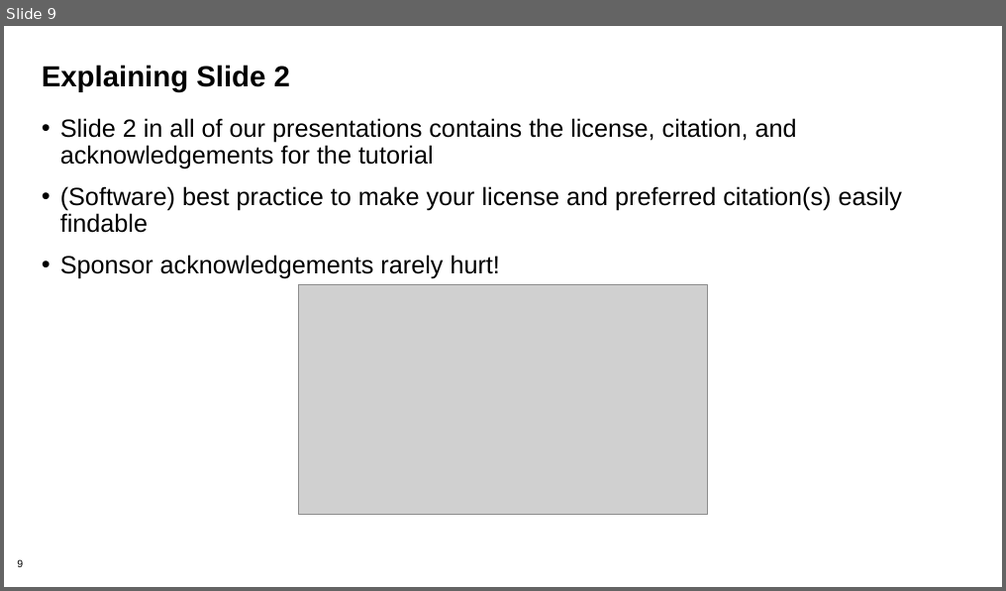
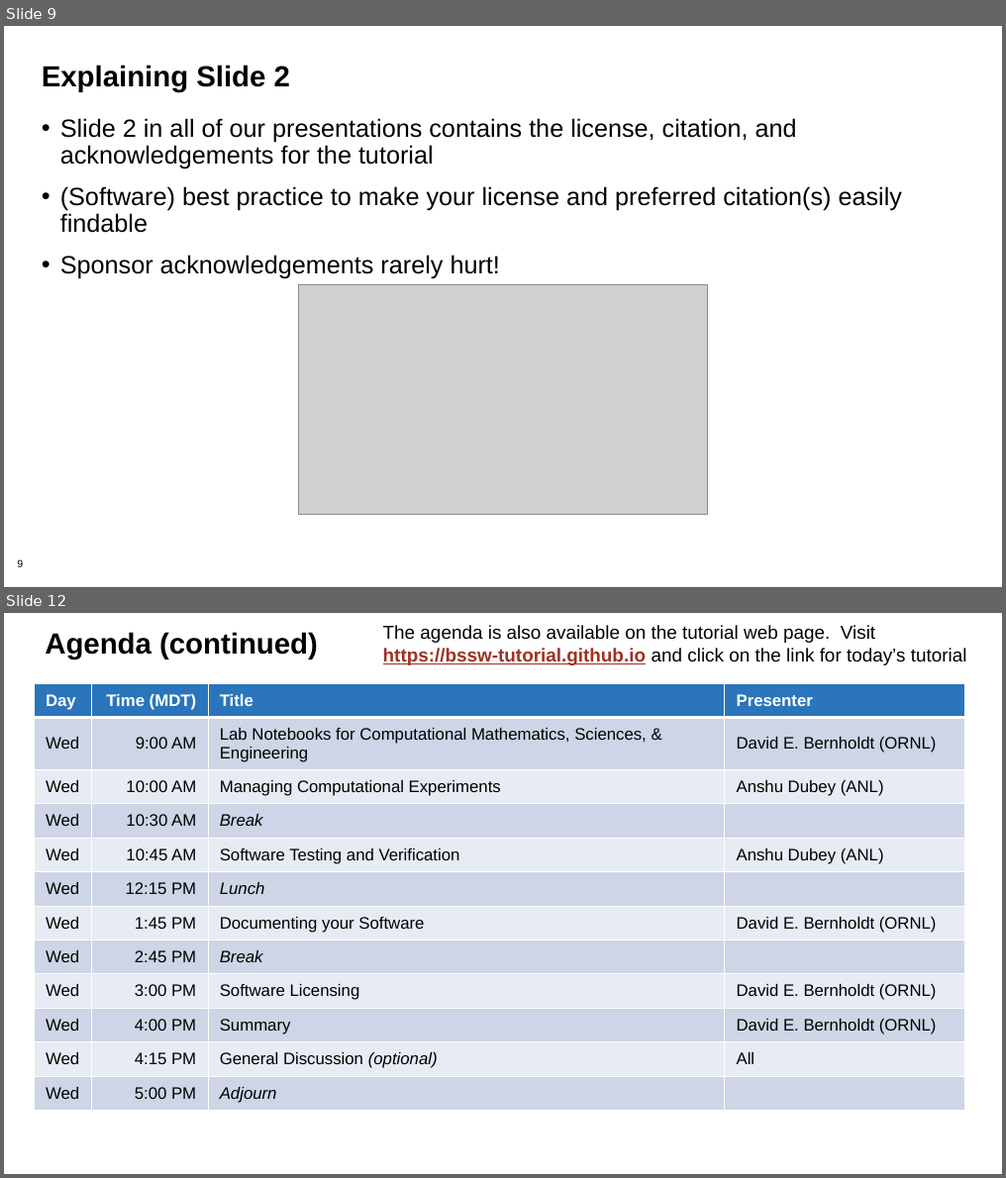
Before and after one commit to bssw-tutorial/presentations, a slide deck: intro-a.pptx. Shown one above the other, each under a label of ours: slide 9 before the commit, slides 9 and 12 after it; the slides between them are not shown. The pictures are 1006x591 and 1006x1178 pixels, drawn with LibreOffice and Linux fonts; fonts in the diff are those of the drawing; grey boxes stand for pictures; background and template pictures are left out. Boxes give left, top, right and bottom in pixels: in the first picture for what was removed or moved away, otherwise in the second. Text is boxed around its words. In the diff, an @@ line names an element or a change of style, - is before the commit and + after.

```diff
--- a/intro-a.pptx
+++ b/intro-a.pptx
@@ slide 12 added at (4, 613, 1002, 1174), background #FFFFFF @@
@@ title added at (45, 632, 318, 659), 28 pt, text #000000, bold @@
+Agenda (continued)
@@ text added at (383, 625, 967, 665), 18 pt, text #000000 @@
+The agenda is also available on the tutorial web page. Visit https://bssw-tutorial.github.io and click on the link for today’s tutorial
@@ table added at (34, 683, 965, 1131), 12 rows, 4 columns @@
+Day | Time (MDT) | Title | Presenter
+Wed | 9:00 AM | Lab Notebooks for Computational Mathematics, Sciences, & Engineering | David E. Bernholdt (ORNL)
+Wed | 10:00 AM | Managing Computational Experiments | Anshu Dubey (ANL)
+Wed | 10:30 AM | Break | 
+Wed | 10:45 AM | Software Testing and Verification | Anshu Dubey (ANL)
+Wed | 12:15 PM | Lunch | 
+Wed | 1:45 PM | Documenting your Software | David E. Bernholdt (ORNL)
+Wed | 2:45 PM | Break | 
+Wed | 3:00 PM | Software Licensing | David E. Bernholdt (ORNL)
+Wed | 4:00 PM | Summary | David E. Bernholdt (ORNL)
+Wed | 4:15 PM | General Discussion (optional) | All
+Wed | 5:00 PM | Adjourn | 
```
Also in this commit, not shown: 5 slides changed, 7 other files.
